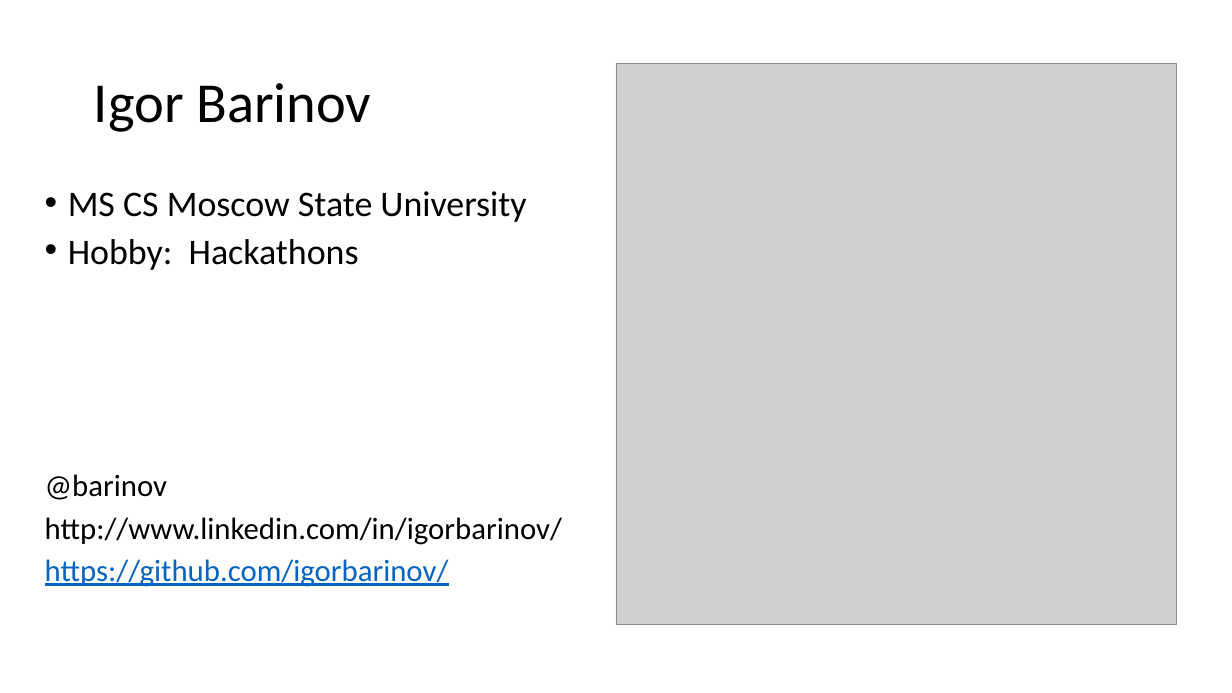
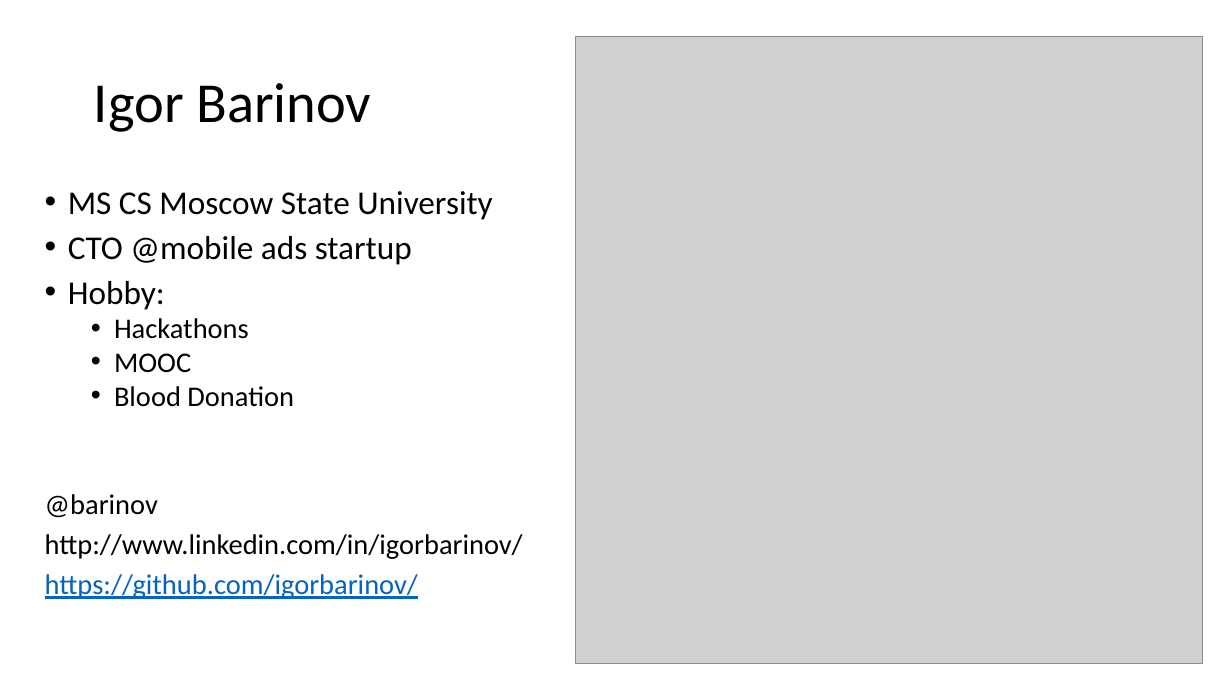
Before and after one commit to igorbarinov/blockchainnow, a slide deck: slide 8 of presentation/blockchain_now.pptx. Drawn at 1232x693 pixels with LibreOffice and Linux fonts; fonts in the diff are those of the drawing; grey boxes stand for pictures. Boxes give left, top, right and bottom in pixels: in the first picture for what was removed or moved away, otherwise in the second. Text is boxed around its words. In the diff, an @@ line names an element or a change of style, - is before the commit and + after.

```diff
--- a/presentation/blockchain_now.pptx
+++ b/presentation/blockchain_now.pptx
@@ picture resized from (x1=616, y1=64, x2=1177, y2=625) to (x1=576, y1=37, x2=1202, y2=664) @@
@@ text at (x1=45, y1=191, x2=523, y2=599): size 28 to 25.9 pt in "MS CS Moscow State University"; size 24 to 22.2 pt in "@barinov", "http://www.linkedin.com/in/igorbarinov/", "https://github.com/igorbarinov/" @@
@@ text at (x1=68, y1=236, x2=412, y2=407): text changed; size 28 to 22.2 pt @@
-• Hobby: Hackathons
+• CTO @mobile ads startup
+• Hobby:
+  • Hackathons
+  • MOOC
+  • Blood Donation
```
Also in this commit, not shown: 7 other slides changed, 4 other files.
